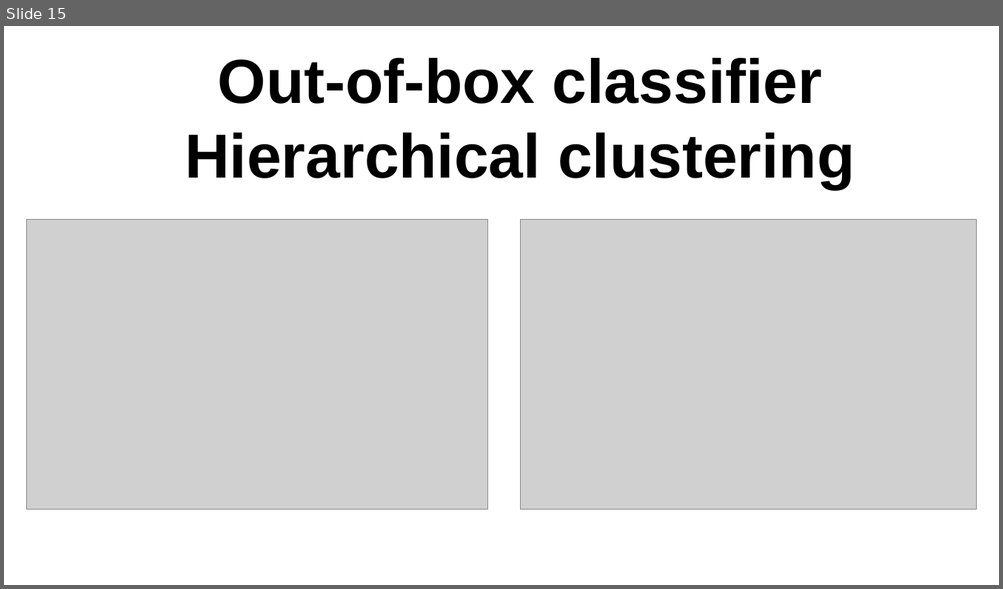
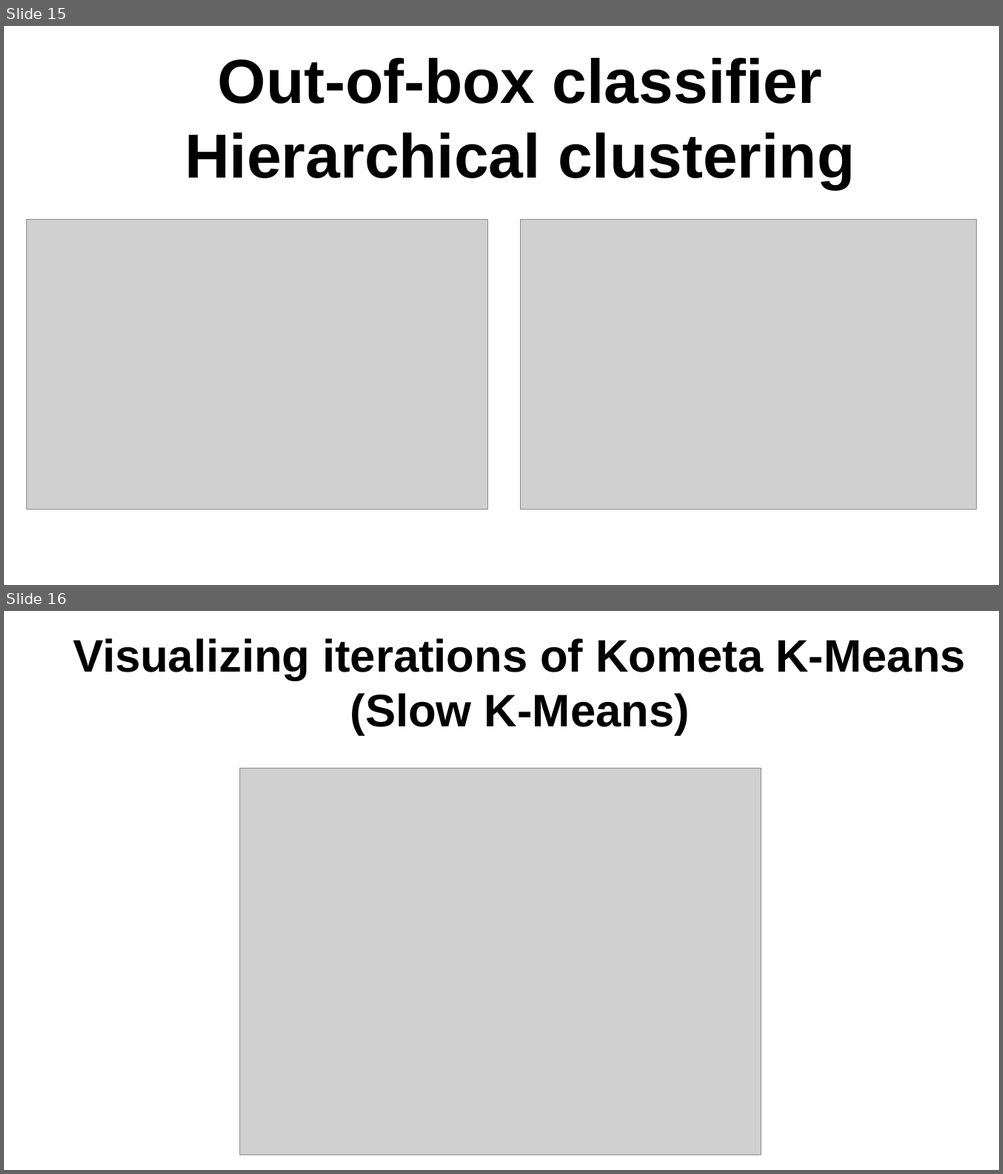
Before and after one commit to reeWorlds/ML_S4_labs, a slide deck: Lab1/Lab1.pptx. Shown one above the other, each under a label of ours: slide 15 before the commit, slides 15 and 16 after it. The pictures are 1003x589 and 1003x1174 pixels, drawn with LibreOffice and Linux fonts; fonts in the diff are those of the drawing; grey boxes stand for pictures. Boxes give left, top, right and bottom in pixels: in the first picture for what was removed or moved away, otherwise in the second. Text is boxed around its words. In the diff, an @@ line names an element or a change of style, - is before the commit and + after.

Commit message:
Add Kometa K-Means clustering in Lab1

```diff
--- a/Lab1/Lab1.pptx
+++ b/Lab1/Lab1.pptx
@@ slide 16 added at (x1=4, y1=611, x2=999, y2=1170), background #FFFFFF @@
@@ text added at (x1=73, y1=638, x2=965, y2=735), 44 pt, text #000000, bold @@
+Visualizing iterations of Kometa K-Means
+(Slow K-Means)
@@ picture added at (x1=240, y1=769, x2=760, y2=1156) @@
```
Also in this commit, not shown: 1 slide changed, 2 other slides added, 4 slides removed, 23 other files.
